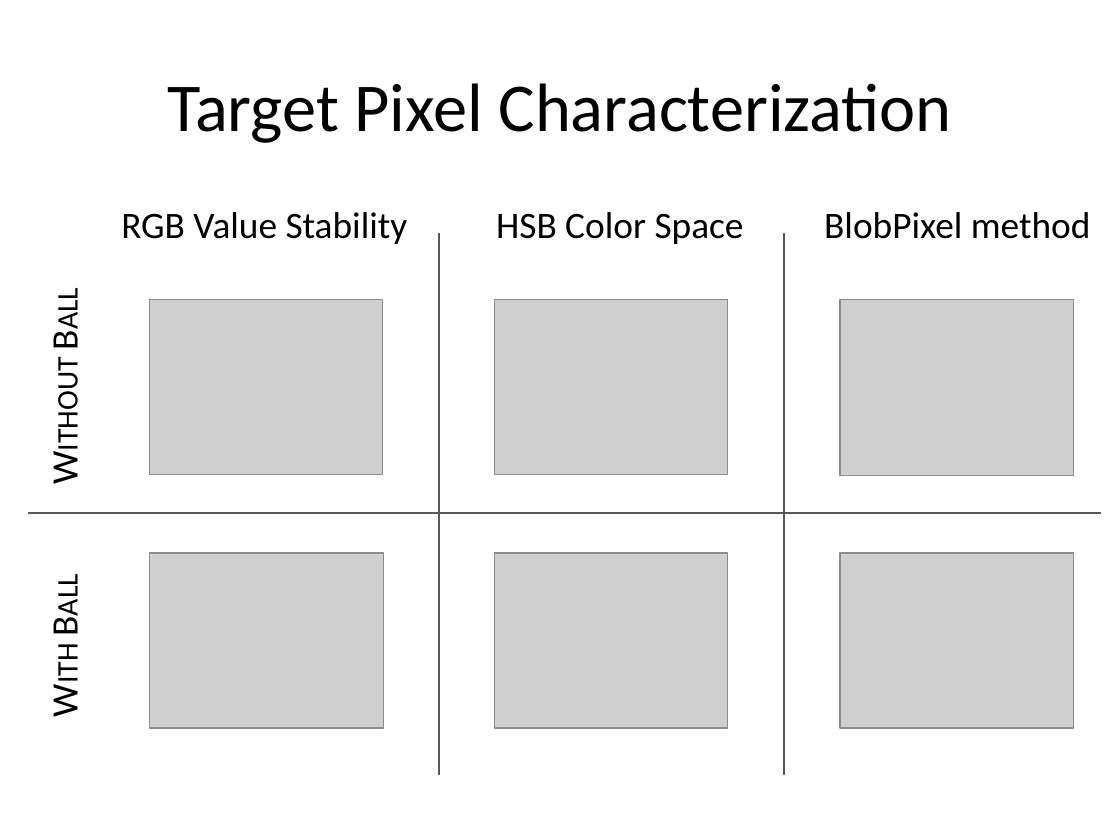
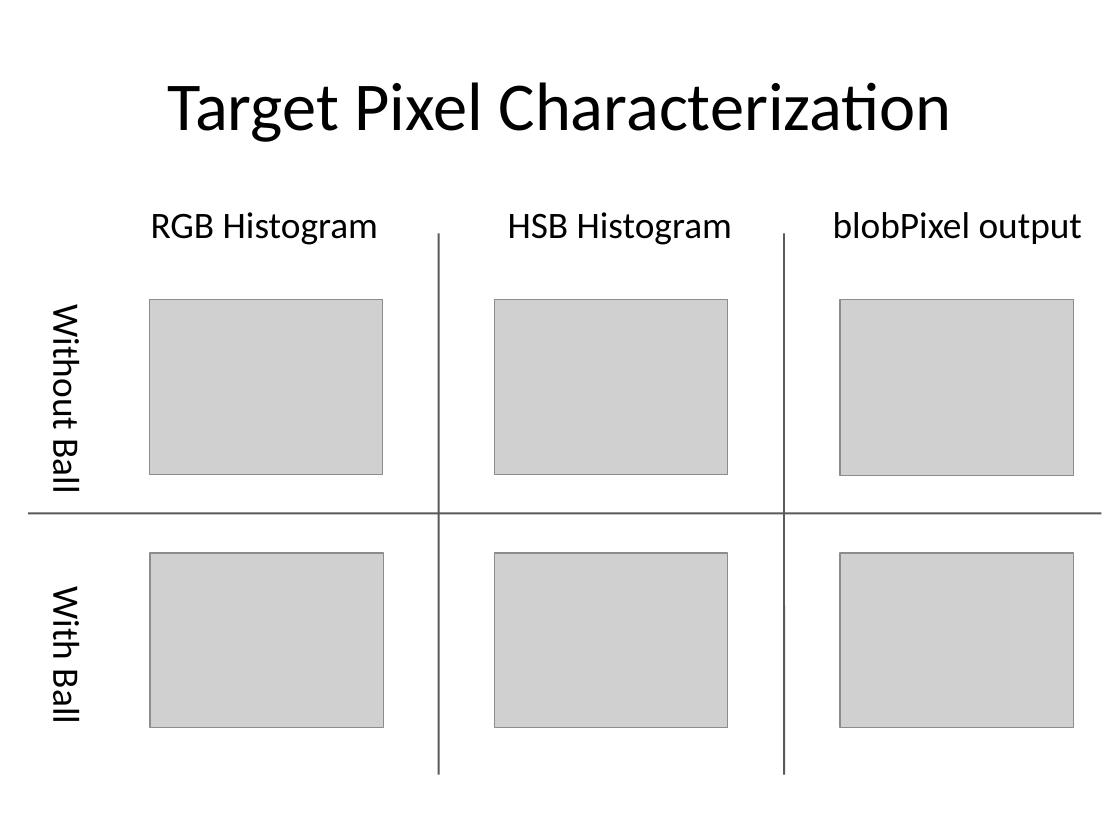
Before and after one commit to nforrester/6.141_labs, a slide deck: slide 4 of Other/Lab4/RSS-Lab4Briefing.pptx. Drawn at 1120x840 pixels with LibreOffice and Linux fonts; fonts in the diff are those of the drawing; grey boxes stand for pictures. Boxes give left, top, right and bottom in pixels: in the first picture for what was removed or moved away, otherwise in the second. Text is boxed around its words. In the diff, an @@ line names an element or a change of style, - is before the commit and + after.

```diff
--- a/Other/Lab4/RSS-Lab4Briefing.pptx
+++ b/Other/Lab4/RSS-Lab4Briefing.pptx
@@ text at bbox=[151, 212, 378, 245]: text changed @@
-RGB Value Stability
+RGB Histogram
@@ text at bbox=[508, 212, 732, 245]: text changed @@
-HSB Color Space
+HSB Histogram
@@ text at bbox=[833, 212, 1082, 244]: text changed @@
-BlobPixel method
+blobPixel output
@@ text "Without Ball" at bbox=[43, 316, 89, 491]: small capitals off; vertical alignment top to bottom @@
@@ text "With Ball" at bbox=[43, 594, 89, 721]: small capitals off; vertical alignment top to bottom @@
```
Also in this commit, not shown: 5 other slides changed.
